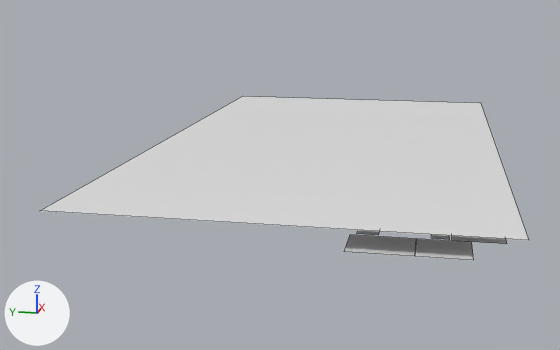
One commit to the Blender file scenes/SleepWalking.blend: the scene before it, then after it.
Both versions are drawn from a camera (50 mm lens) standing at (-315.0, 40.0, 101.0) and looking at (182.0, 140.0, -23.0). Every picture has the same lights, and +X, +Y and +Z are marked at lower left. Mesh edges are drawn as thin lines.

Objects in the first picture: 'Block', 'Block.001', 'Block.002', 'Map', 'Player', 'Trigger'.
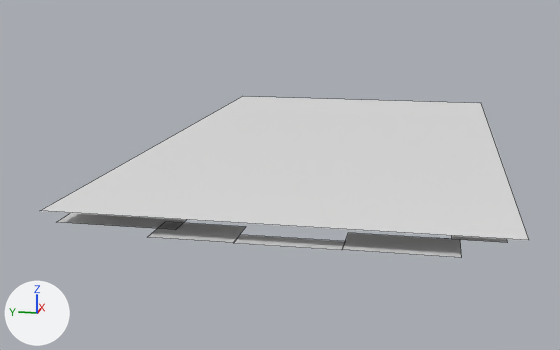
Location of each change, (x1, y1, x2, y2) in pixels of the pictures (560 x 350 px):
'Block', moved, rescaled (100% wider, 18% taller)
    before: (415, 239, 474, 260)
    after: (343, 233, 462, 258)
'Block.019', added
    after: (148, 222, 245, 243)
'Block.002', moved, rescaled (not visible afterwards)
    before: (344, 235, 416, 256)
'Block.023', added
    after: (57, 213, 186, 230)
'Block.020', added
    after: (234, 235, 345, 250)
'Block.001', moved
    before: (452, 236, 507, 244)
    after: (452, 236, 508, 243)
'Player', moved (not visible afterwards)
    before: (357, 230, 380, 235)
'Trigger', moved (not visible afterwards)
    before: (432, 235, 450, 240)

What the commit changed:
Object 'Block' (ob_block) moves from (13.1, 33.3, -10.5) to (12.6, 51.3, -9.4).
Object 'Block' (ob_block) is rescaled from (12.0, 12.0, 1.0) to (12.0, 25.0, 1.0).
Object 'Block.001' (ob_block_001) moves from (38.0, 17.9, -10.5) to (37.5, 17.9, -9.4).
Object 'Block.002' (ob_block_002) moves from (13.3, 60.6, -10.5) to (83.2, 38.5, -9.4).
Object 'Block.002' (ob_block_002) is rescaled from (12.0, 15.0, 1.0) to (18.5, 7.0, 1.0).
Object 'Trigger' (ob_trigger) moves from (32.8, 34.9, -10.5) to (32.4, 34.9, -13.8).
Object 'Player' (ob_player) moves from (31.9, 67.7, -10.5) to (62.9, 156.3, -10.5).
Object 'Block.023' (ob_block_023) is new; it shows a copy of the mesh of ob_player.
Its location is (25.5, 185.4, -9.4).
Its scale is (12.0, 30.0, 1.0).
Object 'Block.020' (ob_block_020) is new; it shows a copy of the mesh of ob_player.
Its location is (6.1, 100.2, -9.4).
Its scale is (6.0, 24.0, 1.0).
Object 'Block.019' (ob_block_019) is new; it shows a copy of the mesh of ob_player.
Its location is (12.5, 144.5, -9.4).
Its scale is (12.0, 20.0, 1.0).
